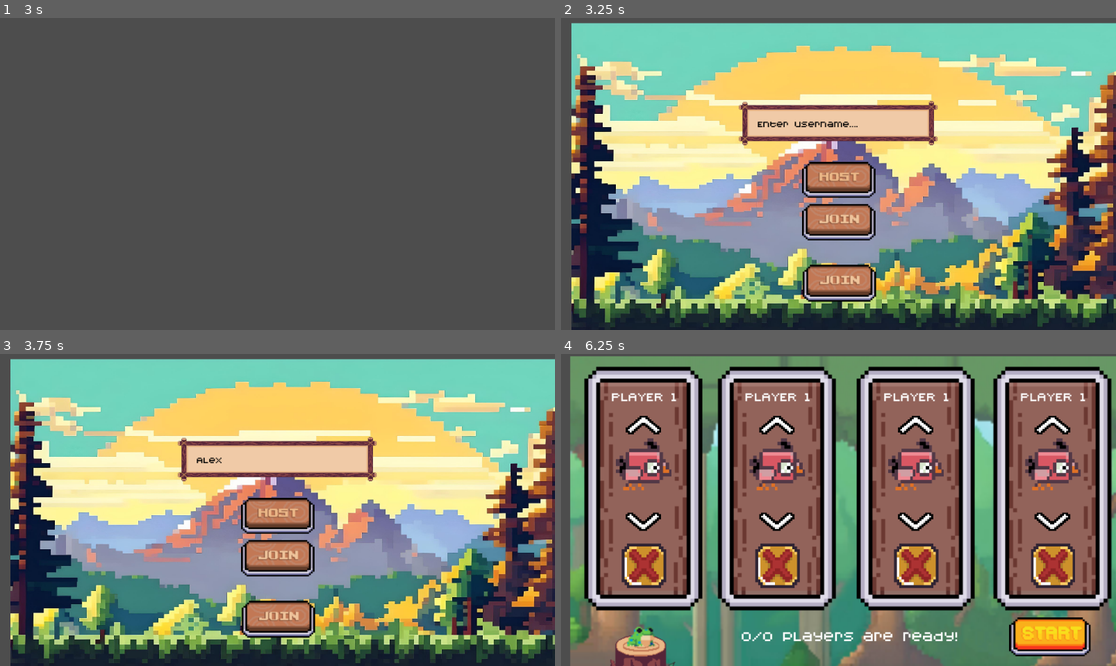
Above: before the commit, frames 1-4 (two rows, left to right).
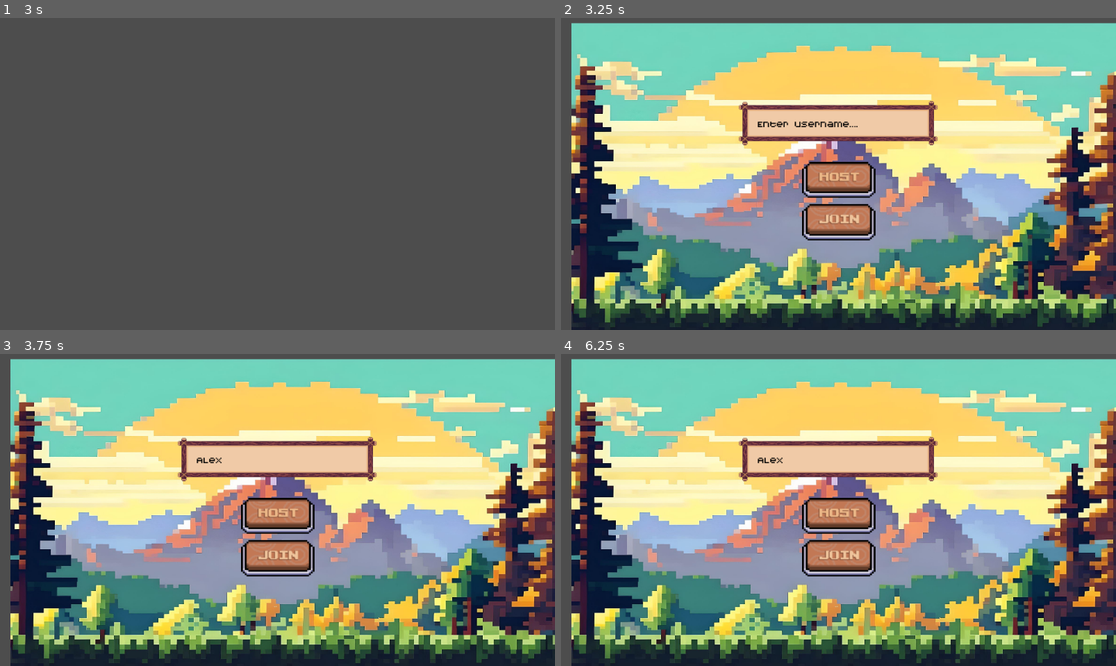
Above: after the commit, the same moments.

Repository: MattRadars/Birb
Game: Godot game, scene res://kyle_lobby.tscn
Same seed, same stepped clock (60 frames per second), same inputs: the game is played once before the commit and once after it. This scene is started directly instead of the project's main scene.
Inputs (mouse positions are in pixels of both pictures, inside the frame that each line leads up to):
- Up to frame 1 (3 s): tap Enter at 0.5, 2 s; hold Space (play_again) 0.53-1.28 s; tap Space (play_again) at 1.35 s; hold Escape (back_scene) 2.03-2.75 s; hold Space (play_again) 2.03-2.75 s; click (277, 161) at 2.75 s
- Up to frame 2 (3.25 s): no input
- Up to frame 3 (3.75 s): click (277, 460) at 3.52 s; type "Alex" at 3.6 s
- Up to frame 4 (6.25 s): click (838, 516) at 4.25 s; click (838, 559) at 5 s; click (838, 619) at 5.77 s

Frame 1 is identical in both runs. In frame 2, 1.5% of the frame differs, in the area x 43-57%, y 79-92%; in frame 3, 1.5%; in frame 4, 96%, in the area x 1-100%, y 0-100%.
Error before the commit: Attempt to call function 'compress' in base 'null instance' on a null instance. (res://Lobby.gd:56)
Error after the commit: Error setting property 'scale' with value of type Nil. (res://birb_game.gd:26)

Commit message:
integrated game and fixed button display

Diff:
--- a/CharacterSelect.gd
+++ b/CharacterSelect.gd
@@ -1,6 +1,6 @@
 extends Node2D
 
-var flag = false
+var flag
 var player_id
 var selectedcharacter = ""
 signal start_game
@@ -10,6 +10,17 @@
 	$MultiplayerSynchronizer.set_multiplayer_authority(str(player_id).to_int())
 	update_global_value.rpc("player_count", len(GameManager.Players))
 	update_global_value.rpc("ready_text", 0)
+	scale = GameManager.scale_factor
+	flag = false
+
+
+func _process(_delta):
+	#var start_button = get_node("Select Player")
+	#var start_effect = get_node("Start Effect")
+	#start_effect.visible = false
+	#if GameManager.Players:
+		#$Label.text = str(player_id)
+	$Announcement.text = GameManager.ready_text
 	for i in GameManager.Players:
 		if GameManager.Players[i].player == 1:
 			$"P1Border/Player Name".text = GameManager.Players[i].name
@@ -19,15 +30,6 @@
 			$"P3Border/Player Name".text = GameManager.Players[i].name
 		if GameManager.Players[i].player == 4:
 			$"P4Border/Player Name".text = GameManager.Players[i].name
-
-
-func _process(_delta):
-	#var start_button = get_node("Select Player")
-	#var start_effect = get_node("Start Effect")
-	#start_effect.visible = false
-	#if GameManager.Players:
-		#$Label.text = str(player_id)
-	$Announcement.text = GameManager.ready_text
 
 	if $MultiplayerSynchronizer.get_multiplayer_authority() == player_id:
 		if GameManager.Players.has(player_id):
@@ -47,10 +49,44 @@
 			$P4Border/PlayerSelect.visible = true
 			$P4Border/ConfirmBTN.visible = true
 
+			for i in GameManager.Players:
+				var id = GameManager.Players[i].player
+				var styling = StyleBoxTexture.new()
+				match id:
+					1:
+						if GameManager.Players[i].ready == true:
+							styling.texture = load("res://Buttons/check.png")
+							$P1Border/ConfirmBTN.add_theme_stylebox_override('disabled', styling)
+						else:
+							styling.texture = load("res://Buttons/x.png")
+							$P1Border/ConfirmBTN.add_theme_stylebox_override('disabled', styling)
+					2:
+						if GameManager.Players[i].ready == true:
+							styling.texture = load("res://Buttons/check.png")
+							$P2Border/ConfirmBTN.add_theme_stylebox_override('disabled', styling)
+						else:
+							styling.texture = load("res://Buttons/x.png")
+							$P2Border/ConfirmBTN.add_theme_stylebox_override('disabled', styling)
+					3:
+						if GameManager.Players[i].ready == true:
+							styling.texture = load("res://Buttons/check.png")
+							$P3Border/ConfirmBTN.add_theme_stylebox_override('disabled', styling)
+						else:
+							styling.texture = load("res://Buttons/x.png")
+							$P3Border/ConfirmBTN.add_theme_stylebox_override('disabled', styling)
+					4:
+						if GameManager.Players[i].ready == true:
+							styling.texture = load("res://Buttons/check.png")
+							$P4Border/ConfirmBTN.add_theme_stylebox_override('disabled', styling)
+						else:
+							styling.texture = load("res://Buttons/x.png")
+							$P4Border/ConfirmBTN.add_theme_stylebox_override('disabled', styling)
+
 			if GameManager.Players[player_id].player == 1:
-				if flag:
-					$Start.visible = true
+				if GameManager.ready_to_start:
 					$Start.disabled = false
+				else:
+					$Start.disabled = true
 				#$P1Border/ConfirmBTN.set_pressed_no_signal(GameManager.Players[player_id].ready)
 				$P1Border/PlayerSelect.visible = true
 				$P2Border/Left.disabled = true
@@ -291,8 +327,12 @@
 func _on_select_player_pressed():
 	GameManager.SelectedCharacter = selectedcharacter
 	print(GameManager.SelectedCharacter)
-	get_tree().change_scene_to_file("res://Lan.tscn")
-
+	game_start.rpc()
+
+@rpc("any_peer", "call_local")
+func game_start():
+	get_tree().change_scene_to_file("res://birb_game.tscn")
+	self.hide()
 
 func _input(event):
 	if event.is_action_pressed("back_scene"):
@@ -322,10 +362,12 @@
 	$Announcement.text = GameManager.ready_text
 	if ready_count == GameManager.player_count:
 		$PlayersReady.play()
-		flag = true
+		GameManager.ready_to_start = true
+		update_global_value.rpc("ready_to_start", true)
 	else:
 		$PlayersReady.stop()
-		flag = false
+		GameManager.ready_to_start = false
+		update_global_value.rpc("ready_to_start", false)
 
 @rpc("any_peer", "call_local")
 func update_global_value(type, data):
@@ -341,3 +383,5 @@
 		GameManager.player_count = data
 	if type == "ready_text":
 		GameManager.ready_text = str(str(data) + "/" + str(GameManager.player_count) + " players are ready!")
+	if type == "ready_to_start":
+		GameManager.ready_to_start = data
--- a/CharacterSelection.tscn
+++ b/CharacterSelection.tscn
@@ -40,6 +40,9 @@
 
 [sub_resource type="StyleBoxTexture" id="StyleBoxTexture_ufvht"]
 
+[sub_resource type="StyleBoxTexture" id="StyleBoxTexture_hfhbw"]
+texture = ExtResource("3_icgpb")
+
 [sub_resource type="StyleBoxTexture" id="StyleBoxTexture_mrnbj"]
 texture = ExtResource("3_icgpb")
 
@@ -140,8 +143,6 @@
 
 [sub_resource type="StyleBoxTexture" id="StyleBoxTexture_8mfye"]
 texture = ExtResource("22_s8iod")
-
-[sub_resource type="StyleBoxEmpty" id="StyleBoxEmpty_t7n1r"]
 
 [sub_resource type="StyleBoxEmpty" id="StyleBoxEmpty_hpokr"]
 
@@ -361,12 +362,6 @@
 "speed": 7.0
 }]
 
-[sub_resource type="StyleBoxEmpty" id="StyleBoxEmpty_ga4wb"]
-
-[sub_resource type="StyleBoxEmpty" id="StyleBoxEmpty_1edog"]
-
-[sub_resource type="StyleBoxEmpty" id="StyleBoxEmpty_cc85n"]
-
 [node name="CharacterSelect" type="Node2D"]
 position = Vector2(22, 8)
 script = ExtResource("1_njh8l")
@@ -388,7 +383,9 @@
 theme_override_styles/normal = SubResource("StyleBoxTexture_kps4j")
 theme_override_styles/hover = SubResource("StyleBoxTexture_ngndd")
 theme_override_styles/pressed = SubResource("StyleBoxTexture_ufvht")
+theme_override_styles/disabled = SubResource("StyleBoxTexture_hfhbw")
 theme_override_styles/focus = SubResource("StyleBoxTexture_mrnbj")
+disabled = true
 
 [node name="P1Border" type="Sprite2D" parent="."]
 position = Vector2(241, 450)
@@ -463,7 +460,6 @@
 theme_override_styles/normal = SubResource("StyleBoxTexture_350ov")
 theme_override_styles/hover = SubResource("StyleBoxTexture_p7dnq")
 theme_override_styles/pressed = SubResource("StyleBoxTexture_8mfye")
-theme_override_styles/disabled = SubResource("StyleBoxEmpty_t7n1r")
 theme_override_styles/focus = SubResource("StyleBoxEmpty_hpokr")
 toggle_mode = true
 
@@ -588,7 +584,6 @@
 theme_override_styles/normal = SubResource("StyleBoxTexture_350ov")
 theme_override_styles/hover = SubResource("StyleBoxTexture_p7dnq")
 theme_override_styles/pressed = SubResource("StyleBoxTexture_8mfye")
-theme_override_styles/disabled = SubResource("StyleBoxEmpty_ga4wb")
 theme_override_styles/focus = SubResource("StyleBoxEmpty_hpokr")
 toggle_mode = true
 
@@ -665,7 +660,6 @@
 theme_override_styles/normal = SubResource("StyleBoxTexture_350ov")
 theme_override_styles/hover = SubResource("StyleBoxTexture_p7dnq")
 theme_override_styles/pressed = SubResource("StyleBoxTexture_8mfye")
-theme_override_styles/disabled = SubResource("StyleBoxEmpty_1edog")
 theme_override_styles/focus = SubResource("StyleBoxEmpty_hpokr")
 toggle_mode = true
 
@@ -742,7 +736,6 @@
 theme_override_styles/normal = SubResource("StyleBoxTexture_350ov")
 theme_override_styles/hover = SubResource("StyleBoxTexture_p7dnq")
 theme_override_styles/pressed = SubResource("StyleBoxTexture_8mfye")
-theme_override_styles/disabled = SubResource("StyleBoxEmpty_cc85n")
 theme_override_styles/focus = SubResource("StyleBoxEmpty_hpokr")
 toggle_mode = true
 
--- a/GameManager.gd
+++ b/GameManager.gd
@@ -11,6 +11,7 @@
 var player_count = 1
 var ready_players = 0
 var ready_text = "0/1 players are ready!"
+var ready_to_start
 
 func _ready():
 	pass
--- a/Lobby.gd
+++ b/Lobby.gd
@@ -33,6 +33,12 @@
 	#get_tree().change_scene_to_file("res://CharacterSelection.tscn")
 
 func _process(_delta):
+	if !GameManager.Players.has(multiplayer.get_unique_id()):
+		$StartBTN_temp.disabled = true
+		$StartBTN_temp.visible = false
+	else:
+		$StartBTN_temp.disabled = false
+		$StartBTN_temp.visible = true
 	pass
 
 func _on_host_btn_pressed():
@@ -43,8 +49,12 @@
 		print("Hosting failed! Error: " + str(error))
 		return
 	peer.get_host().compress(ENetConnection.COMPRESS_RANGE_CODER)
+	var seed = randi_range(1, 69420)
+	GameManager.randomized = seed
+
 
 	multiplayer.set_multiplayer_peer(peer)
+	CharacterSelect()
 	SendPlayerInformation($EnterUsername.text, multiplayer.get_unique_id())
 	$Button_sound.play()
 	await get_tree().create_timer(0.17).timeout
@@ -55,6 +65,8 @@
 	peer.create_client(Address, port)
 	peer.get_host().compress(ENetConnection.COMPRESS_RANGE_CODER)
 	multiplayer.set_multiplayer_peer(peer)
+	$HostBTN.visible = false
+	$HostBTN.disabled = true
 	$Button_sound.play()
 	await get_tree().create_timer(0.17).timeout
 
@@ -76,6 +88,7 @@
 			"ready": false,
 			"dead": false,
 		}
+	update_seed.rpc(GameManager.randomized)
 
 	if multiplayer.is_server():
 		for i in GameManager.Players:
@@ -83,11 +96,9 @@
 
 
 
-@rpc('any_peer', 'call_local')
 func CharacterSelect():
 	character_select = load('res://CharacterSelection.tscn').instantiate()
 	get_tree().root.add_child(character_select)
-	character_select.scale = GameManager.scale_factor
 	self.hide()
 
 
@@ -104,9 +115,8 @@
 			i.queue_free()
 
 func connected_to_server():
-
 	print("Connected to server!")
-	SendPlayerInformation.rpc($EnterUsername.text, multiplayer.get_unique_id())
+	SendPlayerInformation.rpc_id(1, $EnterUsername.text, multiplayer.get_unique_id())
 
 func connection_failed():
 	print("Connection failed!")
@@ -114,8 +124,12 @@
 func _on_start_btn_temp_pressed():
 	$Button_sound.play()
 	await get_tree().create_timer(0.17).timeout
-	CharacterSelect.rpc()
+	CharacterSelect()
 
 @rpc("any_peer", "call_local")
 func update_username(id):
 	GameManager.Players[id].username = $EnterUsername.text
+
+@rpc("any_peer", "call_local")
+func update_seed(value):
+	GameManager.randomized = value
--- a/birb_game.gd
+++ b/birb_game.gd
@@ -11,7 +11,7 @@
 const SCROLL_SPEED : int = 5
 var screen_size : Vector2i
 var num_pipes : Array
-const PIPE_DELAY : int = 100
+const PIPE_DELAY : int = 1.5
 const PIPE_RANGE : int = 200
 const PIPE_LIMIT : int = 10
 var player_id
@@ -23,6 +23,7 @@
 
 # Called when the node enters the scene tree for the first time.
 func _ready():
+	scale = GameManager.scale_factor
 	if GameManager.randomized:
 		seed(GameManager.randomized)
 	player_id = multiplayer.get_unique_id()
@@ -41,7 +42,7 @@
 		CurrentPlayer.player = GameManager.Players[i].player
 		CurrentPlayer.player_id = i
 		CurrentPlayer.get_node("PlayerSprite").play(GameManager.Players[i].character)
-		CurrentPlayer.global_position = Vector2(400,400)
+		CurrentPlayer.global_position = Vector2(400,400) * GameManager.scale_factor
 		collisionlayer *= 2
 	player_count = GameManager.Players.size()
 	generate_pipes()
@@ -89,7 +90,7 @@
 		pipes.collision_mask = int(player_count)**2 - 1
 	else:
 		pipes.collision_mask = player_count + 2
-	pipes.position.x = 2500
+	pipes.position.x = get_window().size.x * PIPE_DELAY
 	pipes.position.y = 500 - randi_range(-200, 200)
 	add_child(pipes)
 	num_pipes.append(pipes)
Not shown: 1 places in CharacterSelection.tscn that only renumber resources
